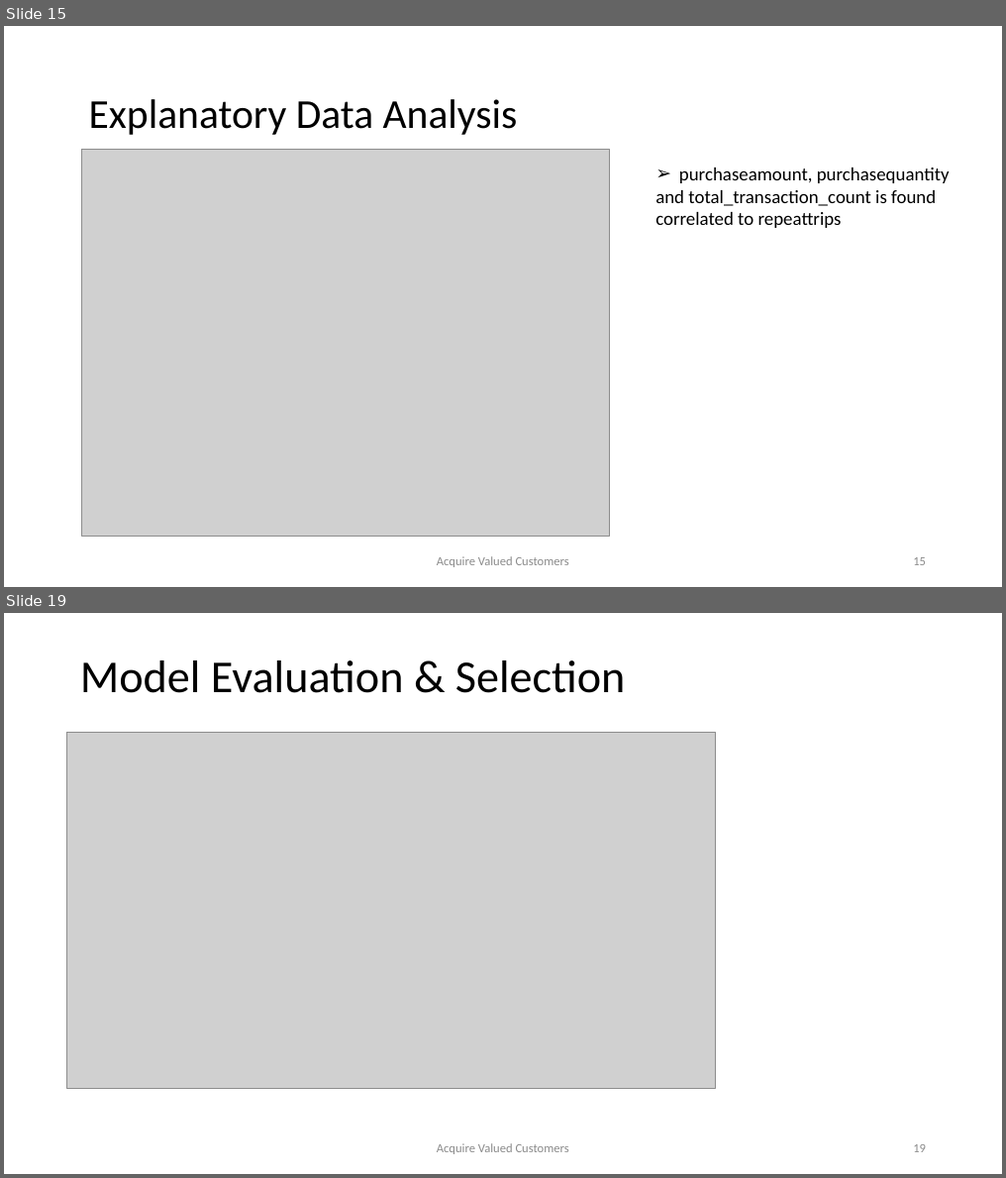
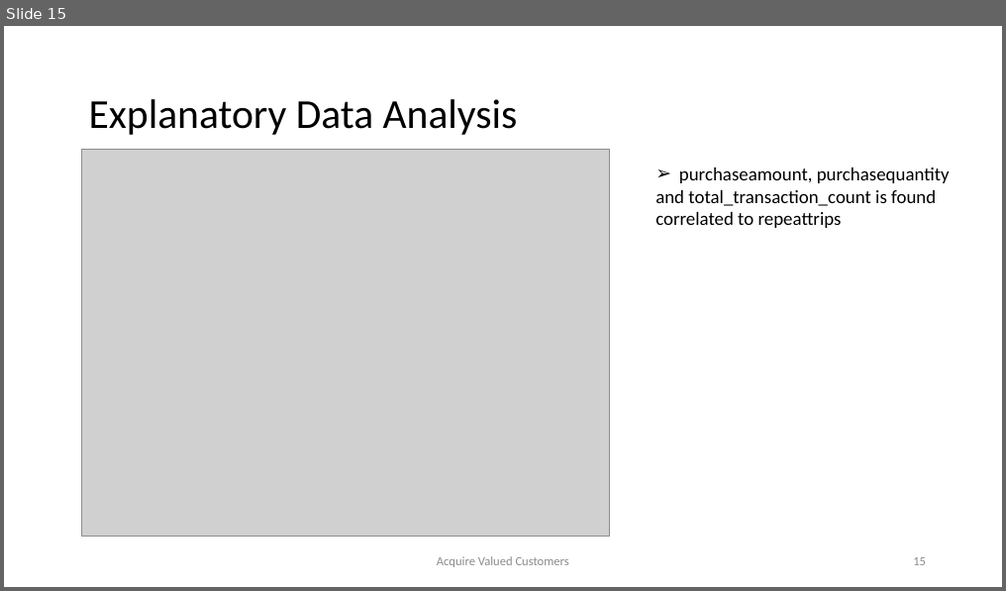
Before and after one commit to samudassir/acquirevaluedcustomers, a slide deck: project_report/project_presentation_II.pptx. Shown one above the other, each under a label of ours: slides 15 and 19 before the commit, slide 15 after it; the slides between them are not shown. The pictures are 1006x1178 and 1006x591 pixels, drawn with LibreOffice and Linux fonts; fonts in the diff are those of the drawing; grey boxes stand for pictures. Boxes give left, top, right and bottom in pixels: in the first picture for what was removed or moved away, otherwise in the second. Text is boxed around its words. In the diff, an @@ line names an element or a change of style, - is before the commit and + after.

Commit message:
model building

```diff
--- a/project_report/project_presentation_II.pptx
+++ b/project_report/project_presentation_II.pptx
@@ slide 19 removed at <box>4,613,1002,1174</box>, background #FFFFFF @@
@@ title removed at <box>80,661,626,693</box> @@
-Model Evaluation & Selection
@@ picture removed at <box>67,732,716,1088</box> @@
@@ text removed at <box>437,1144,569,1155</box> @@
-Acquire Valued Customers
@@ page number removed at <box>913,1145,926,1153</box> @@
-19
```
Also in this commit, not shown: 5 slides changed, 4 other files.
